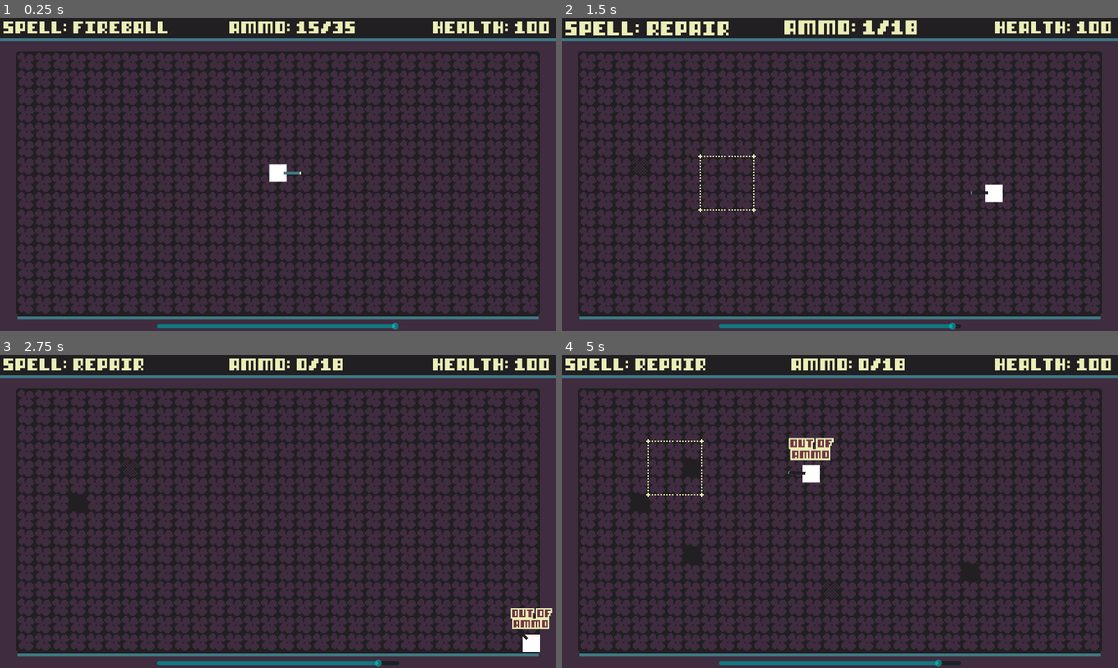
Above: before the commit, frames 1-4 (two rows, left to right).
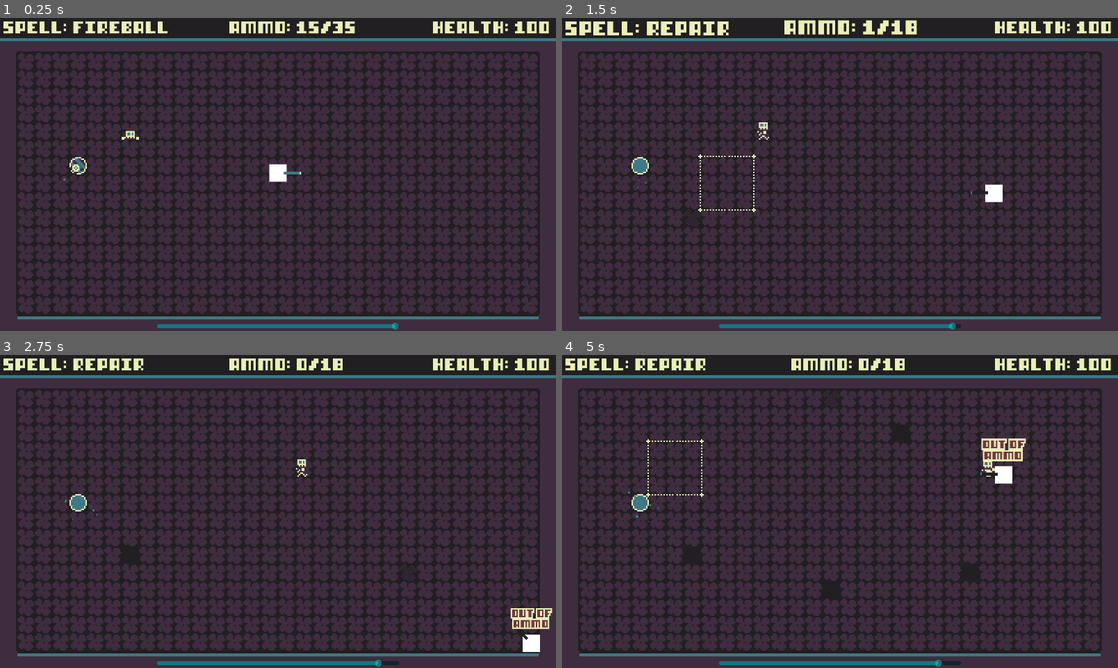
Above: after the commit, the same moments.

Repository: OfficialChaser/Jame-Gam-42
Game: Godot game, scene res://Scenes/Main/main.tscn
Two runs of this game, one before a commit and one after it. Both use one fixed random seed, a clock stepped at 60 frames per second and the inputs below.
Inputs (mouse positions are in pixels of both pictures, inside the frame that each line leads up to):
- Up to frame 1 (0.25 s): no input
- Up to frame 2 (1.5 s): move the mouse to (962, 158) at 0.52 s; hold D (move_right) 0.53-1.28 s; click (962, 158) at 0.6 s; move the mouse to (728, 190) at 1.27 s; hold S (move_down) from 1.28 s (still down); right-click (728, 190) at 1.35 s
- Up to frame 3 (2.75 s): move the mouse to (333, 442) at 2.02 s; release S (move_down) at 2.03 s; hold D (move_right) from 2.03 s (still down); click (333, 442) at 2.1 s
- Up to frame 4 (5 s): move the mouse to (812, 574) at 2.77 s; release D (move_right) at 2.78 s; hold W (move_up) 2.78-3.53 s; right-click (812, 574) at 2.85 s; move the mouse to (1006, 558) at 3.52 s; hold A (move_left) from 3.53 s (still down); click (1006, 558) at 3.6 s; move the mouse to (673, 464) at 4.27 s; right-click (673, 464) at 4.35 s

The runs differ from the first frame. In frame 1, 0.2% of the frame differs, in the area x 11-25%, y 36-52%; in frame 2, 0.2%; in frame 3, 0.4%; in frame 4, 2.0%, in the area x 11-84%, y 11-78%.

Commit message:
Quick Commit
added some stuff

Diff:
--- a/Scenes/Main/main.tscn
+++ b/Scenes/Main/main.tscn
@@ -31,7 +31,8 @@
 autostart = true
 
 [node name="ManaSpawnTimer" type="Timer" parent="."]
-wait_time = 5.0
+wait_time = 10.0
+autostart = true
 
 [connection signal="timeout" from="EnemySpawnTimer" to="." method="_on_spawn_timer_timeout"]
 [connection signal="timeout" from="EnemySpawnTimer" to="." method="_on_enemy_spawn_timer_timeout"]
--- /dev/null
+++ b/Scenes/Mana/mana_effect.tscn
@@ -0,0 +1,92 @@
+[gd_scene load_steps=7 format=3 uid="uid://dfwejn6sxmbsv"]
+
+[ext_resource type="Script" path="res://Scripts/Effects/mana_effect.gd" id="1_054m0"]
+[ext_resource type="FontFile" uid="uid://eiw8wgpdg0j3" path="res://Assets/Fonts/8BITv6.ttf" id="2_387bl"]
+
+[sub_resource type="Animation" id="Animation_fodsm"]
+length = 0.001
+tracks/0/type = "value"
+tracks/0/imported = false
+tracks/0/enabled = true
+tracks/0/path = NodePath(".:modulate")
+tracks/0/interp = 1
+tracks/0/loop_wrap = true
+tracks/0/keys = {
+"times": PackedFloat32Array(0),
+"transitions": PackedFloat32Array(1),
+"update": 0,
+"values": [Color(1, 1, 1, 1)]
+}
+
+[sub_resource type="Animation" id="Animation_2fid6"]
+resource_name = "appear"
+length = 0.7
+step = 0.05
+tracks/0/type = "method"
+tracks/0/imported = false
+tracks/0/enabled = true
+tracks/0/path = NodePath(".")
+tracks/0/interp = 1
+tracks/0/loop_wrap = true
+tracks/0/keys = {
+"times": PackedFloat32Array(0.7),
+"transitions": PackedFloat32Array(1),
+"values": [{
+"args": [],
+"method": &"queue_free"
+}]
+}
+tracks/1/type = "value"
+tracks/1/imported = false
+tracks/1/enabled = true
+tracks/1/path = NodePath(".:modulate")
+tracks/1/interp = 1
+tracks/1/loop_wrap = true
+tracks/1/keys = {
+"times": PackedFloat32Array(0.3, 0.7),
+"transitions": PackedFloat32Array(1, 1),
+"update": 0,
+"values": [Color(1, 1, 1, 1), Color(1, 1, 1, 0)]
+}
+
+[sub_resource type="AnimationLibrary" id="AnimationLibrary_uylne"]
+_data = {
+"RESET": SubResource("Animation_fodsm"),
+"appear": SubResource("Animation_2fid6")
+}
+
+[sub_resource type="CircleShape2D" id="CircleShape2D_rmiof"]
+
+[node name="ManaEffect" type="RigidBody2D"]
+gravity_scale = 1.2
+script = ExtResource("1_054m0")
+
+[node name="Label" type="Label" parent="."]
+z_index = 10
+anchors_preset = 8
+anchor_left = 0.5
+anchor_top = 0.5
+anchor_right = 0.5
+anchor_bottom = 0.5
+offset_left = -20.0
+offset_top = -8.0
+offset_right = 20.0
+offset_bottom = 8.0
+grow_horizontal = 2
+grow_vertical = 2
+theme_override_colors/font_color = Color(0.247059, 0.47451, 0.52549, 1)
+theme_override_fonts/font = ExtResource("2_387bl")
+theme_override_font_sizes/font_size = 10
+text = "+20"
+horizontal_alignment = 1
+vertical_alignment = 1
+
+[node name="AnimationPlayer" type="AnimationPlayer" parent="."]
+libraries = {
+"": SubResource("AnimationLibrary_uylne")
+}
+autoplay = "appear"
+
+[node name="CollisionShape2D" type="CollisionShape2D" parent="."]
+shape = SubResource("CircleShape2D_rmiof")
+disabled = true
--- /dev/null
+++ b/Scripts/Effects/mana_effect.gd
@@ -0,0 +1,17 @@
+extends RigidBody2D
+
+@onready var label = $Label
+var mana_amount := 5
+
+func _ready():
+	linear_velocity.x = randf_range(-20, 120)
+	linear_velocity.y = randf_range(-200, -220)
+
+	var tween = get_tree().create_tween()
+	tween.tween_property(
+		label, "scale",
+		Vector2.ZERO, 0.5
+	).set_trans(Tween.TRANS_LINEAR).set_ease(tween.EASE_OUT)
+
+func _process(_delta):
+	label.text = "+" + str(mana_amount)
--- a/Scripts/Main/main.gd
+++ b/Scripts/Main/main.gd
@@ -6,22 +6,32 @@
 var mana_pickup := preload("res://Scenes/Mana/mana_pickup.tscn")
 var num = 1
 
+func _ready():
+	spawn_mana()
+	spawn_enemy()
+
 func _on_enemy_spawn_timer_timeout():
+	spawn_enemy()
+
+func _on_mana_spawn_timer_timeout():
+	spawn_mana()
+
+func spawn_object(object : PackedScene) -> Node2D:
+	var instance = object.instantiate()
+	var tile_position = game_tiles.find_random_tile()
+	instance.global_position = game_tiles.map_to_local(tile_position)
+	return instance
+
+func spawn_enemy():
 	var instance = spawn_object(skeleton_enemy)
 	instance.name = "Enemy" + str(num)
 	num += 1
 	add_child(instance)
 
-func _on_mana_spawn_timer_timeout():
+func spawn_mana():
 	var instance = mana_pickup.instantiate()
 	var tile_position = game_tiles.find_random_tile()
 	instance.global_position = game_tiles.map_to_local(tile_position)
 	instance.name = "ManaPickup" + str(num)
 	instance.tile_position = tile_position
 	add_child(instance)
-
-func spawn_object(object : PackedScene) -> Node2D:
-	var instance = object.instantiate()
-	var tile_position = game_tiles.find_random_tile()
-	instance.global_position = game_tiles.map_to_local(tile_position)
-	return instance
--- a/Scripts/mana_pickup.gd
+++ b/Scripts/mana_pickup.gd
@@ -1,7 +1,10 @@
 extends Area2D
 class_name ManaPickup
 
+var mana_effect = preload("res://Scenes/Mana/mana_effect.tscn")
+
 var mana_amount := 5
+var queue_deletion = false
 
 var tile_position : Vector2i
 @onready var game_tiles = get_tree().current_scene.get_node("GameTiles")
@@ -9,13 +12,24 @@
 func _process(_delta):
 	game_tiles.check_overlapping_tile(self)
 	$Sprite2D/AnimationPlayer.play("Glint")
+	if queue_deletion:
+		delete()
 
 func _on_body_entered(body):
 	if body.name == "Player":
 		GameManager.score += 1
 		GameManager.mana += mana_amount
-		queue_free()
+		queue_deletion = true
 
+func delete():
+	spawn_effect()
+	queue_free()
+
+func spawn_effect():
+	var instance = mana_effect.instantiate()
+	instance.position = global_position
+	instance.mana_amount = mana_amount
+	get_tree().current_scene.add_child(instance)
 
 func _on_lifetime_timeout():
 	queue_free()
